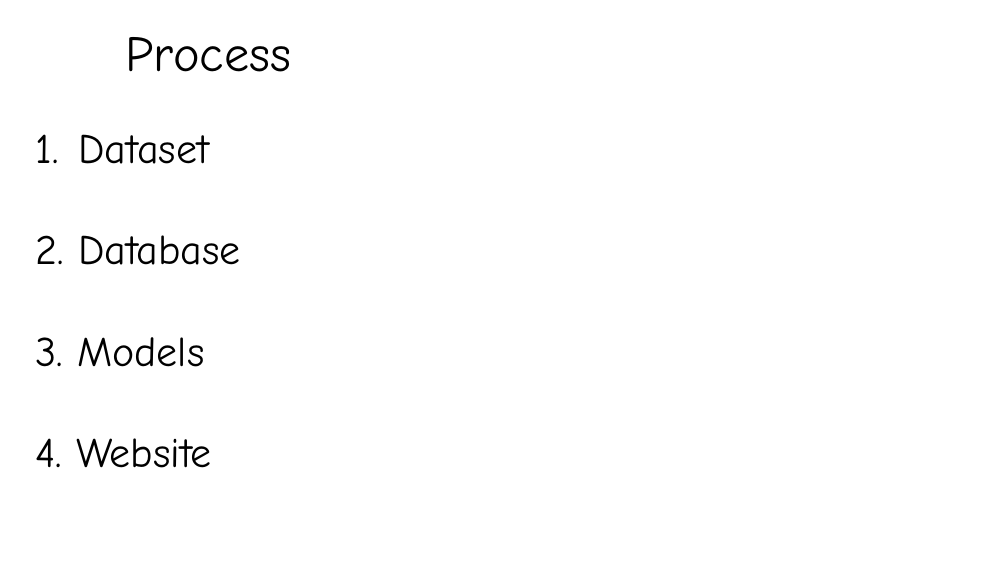
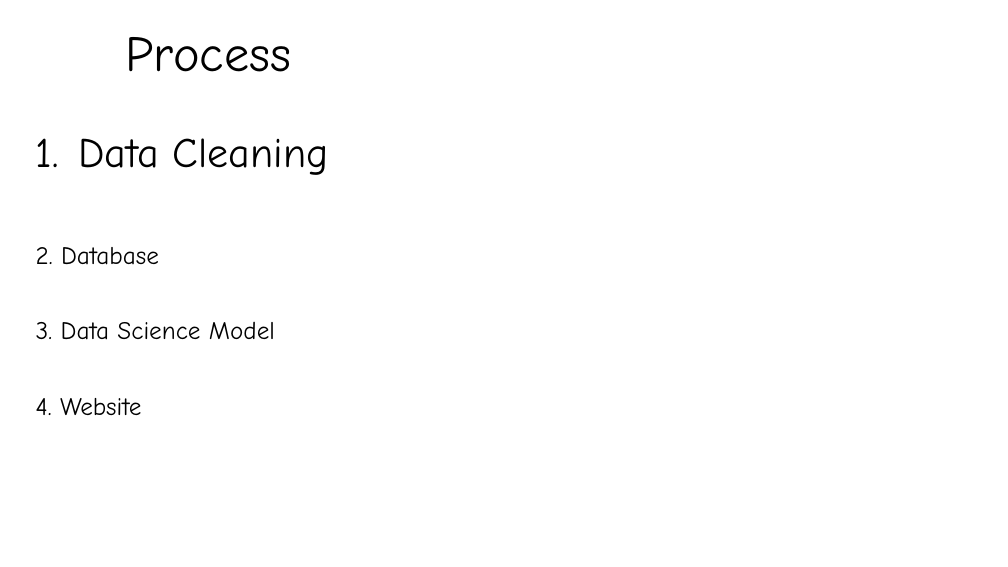
Before and after one commit to JordanWhite21/TheBluePowerShells, a slide deck: slide 5 of Final Project_MarioKart.pptx. Drawn at 1008x567 pixels with LibreOffice and Linux fonts; fonts in the diff are those of the drawing; background and template pictures are left out. Boxes give left, top, right and bottom in pixels: in the first picture for what was removed or moved away, otherwise in the second. Text is boxed around its words. In the diff, an @@ line names an element or a change of style, - is before the commit and + after.

```diff
--- a/Final Project_MarioKart.pptx
+++ b/Final Project_MarioKart.pptx
@@ text at box(78, 138, 329, 175): text changed @@
-1. Dataset
+1. Data Cleaning
@@ text at box(36, 247, 159, 415): size 40 to 24 pt in "2. Database", "4. Website"; line spacing 0.8 to 0.9 @@
@@ text at box(36, 322, 275, 340): text changed; size 40 to 24 pt @@
-3. Models
+3. Data Science Model
```
Also in this commit, not shown: 5 other slides changed, 1 slide added, 8 slides removed.
